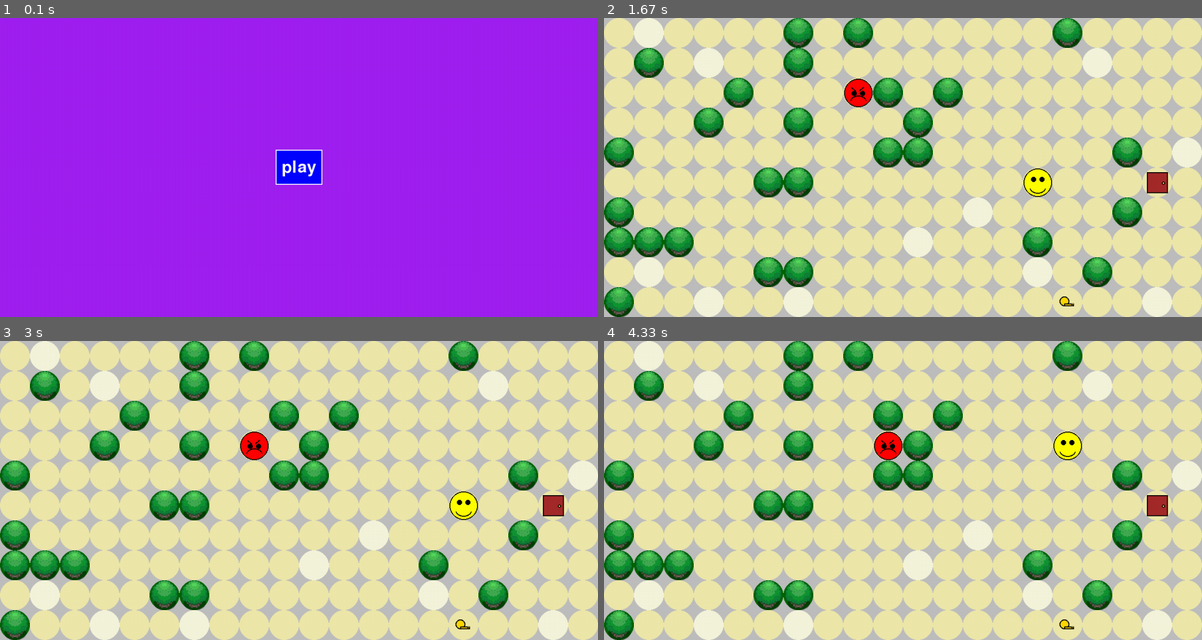
Above: before the commit, frames 1-4 (two rows, left to right).
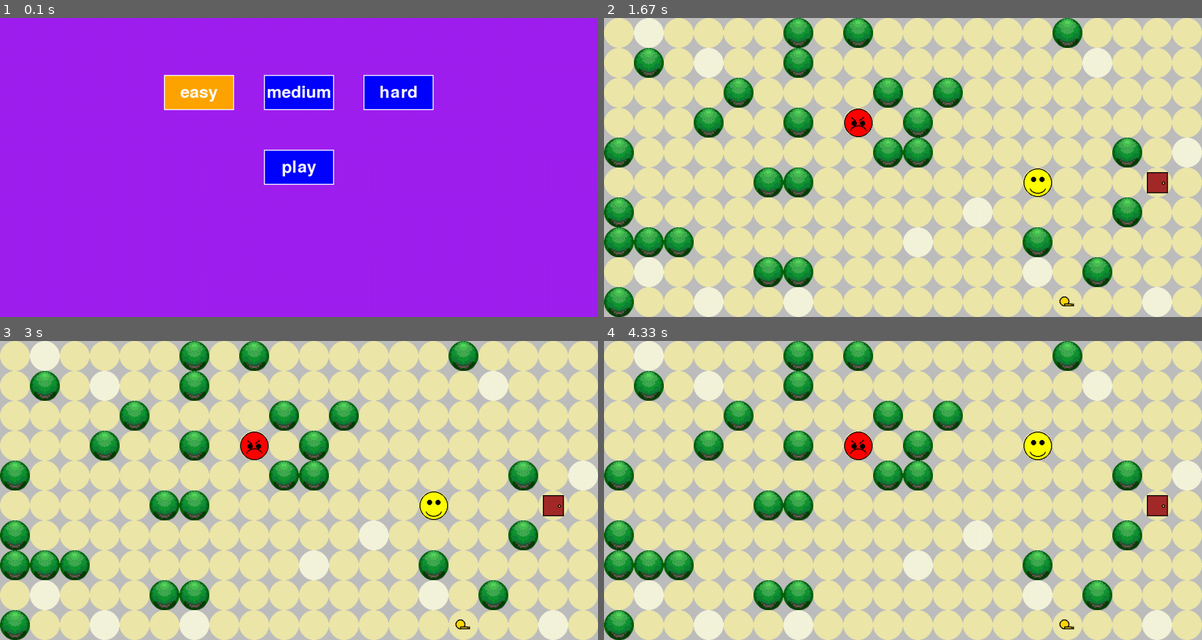
Above: after the commit, the same moments.

Repository: Jaxsbr/pygame_cant_catch_me
Game: pygame game, started from app/main.py
The game is run twice, just before and just after one commit, with the same random seed, the same clock (stepped at 60 frames per second) and the same inputs.
Inputs (mouse positions are in pixels of both pictures, inside the frame that each line leads up to):
- Up to frame 1 (0.1 s): no input
- Up to frame 2 (1.67 s): press the mouse at (903, 167) at 0.37 s; move the mouse to (926, 131) at 0.47 s; release the mouse at (956, 95) at 0.6 s; hold Right 0.67-1.13 s; move the mouse to (879, 83) at 0.7 s; hold Right from 1.5 s (still down)
- Up to frame 3 (3 s): release Right at 1.97 s; hold Left 2-2.53 s; hold Left from 2.9 s (still down)
- Up to frame 4 (4.33 s): release Left at 3.3 s; hold Up 3.33-3.7 s; hold Right from 3.73 s (still down)

The runs differ from the first frame. In frame 1, 4.8% of the frame differs, in the area x 27-73%, y 18-56%; in frame 2, 0.7%; in frame 3, 0.7%; in frame 4, 1.5%.

Commit message:
difficulty

Diff:
--- a/app/enums.py
+++ b/app/enums.py
@@ -14,3 +14,8 @@
 class TurnType(Enum):
     PLAYER = 1
     ENEMY = 2
+
+class Difficulty(Enum):
+    EASY = 1
+    MEDIUM = 2
+    HARD = 3
--- /dev/null
+++ b/app/game_state/difficulty_engine.py
@@ -0,0 +1,26 @@
+from enums import Difficulty
+
+
+class DifficultyEngine:
+    def __init__(self) -> None:
+        self._current_difficulty = Difficulty.EASY
+
+
+    def set_difficulty(self, difficulty: Difficulty):
+        self._current_difficulty = difficulty
+
+
+    def get_difficulty(self) -> Difficulty:
+        return self._current_difficulty
+
+
+    def get_enemy_move_value(self) -> int:
+        if self._current_difficulty == Difficulty.EASY:
+            return 3
+        elif self._current_difficulty == Difficulty.MEDIUM:
+            return 2
+        elif self._current_difficulty == Difficulty.HARD:
+            return 1
+
+        print(f"unexpected difficulte: {self._current_difficulty}")
+        return 3
--- a/app/game_state/game.py
+++ b/app/game_state/game.py
@@ -1,3 +1,4 @@
+from game_state.difficulty_engine import DifficultyEngine
 from game_state.turn_engine import TurnEngine
 import pygame # type: ignore
 from game_state.enemy import Enemy
@@ -11,7 +12,8 @@
 
 class Game(State):
 
-    def __init__(self, sprites: dict[str, pygame.Surface]) -> None:
+    def __init__(self, sprites: dict[str, pygame.Surface], difficulty_engine: DifficultyEngine) -> None:
+        self._difficulty_engine = difficulty_engine
         self._key_collected = False
         self._exit_reached = False
         self._tile_manager = TileManager()
@@ -19,7 +21,7 @@
         self._player_start_tile_index = self._tile_manager.generate_random_vector2(self._tree_tiles)
         self._player = Player(self._player_start_tile_index)
         self._player_move_counter = 0
-        self._enemy_move_trigger_count = 2
+        self._enemy_move_trigger_count = self._difficulty_engine.get_enemy_move_value()
         self._sprites = sprites
         self._turn_engine = TurnEngine()
 
@@ -67,12 +69,13 @@
 
 
     def selected(self, event):
-        self.__init__(self._sprites)
+        self.__init__(self._sprites, self._difficulty_engine)
+        self._player_move_counter = self._difficulty_engine.get_enemy_move_value()
 
 
     def _update_game_state(self) -> bool:
         if self._exit_reached:
-            self.__init__(self._sprites) # reset game
+            self.__init__(self._sprites, self._difficulty_engine) # reset game
             pygame.event.post(
                 pygame.event.Event(
                     CHANGE_STATE_EVENT,
--- a/app/game_status_state/game_status.py
+++ b/app/game_status_state/game_status.py
@@ -1,3 +1,4 @@
+from game_state.difficulty_engine import DifficultyEngine
 from game_state.events import CHANGE_STATE_EVENT
 from enums import GameState, GameStatuses
 from state import State
--- a/app/main.py
+++ b/app/main.py
@@ -1,4 +1,5 @@
 
+from game_state.difficulty_engine import DifficultyEngine
 from game_state.events import CHANGE_STATE_EVENT
 from game_state.game import Game
 import pygame
@@ -15,9 +16,10 @@
         self.clock = pygame.time.Clock()
         self.screen = pygame.display.set_mode((self.bounds.width, self.bounds.height))
         self.current_state = GameState.MENU
+        self.difficulty_engine = DifficultyEngine()
         self.state_objects = {
-            GameState.MENU: Menu(self.bounds),
-            GameState.GAME: Game(self._load_sprites()),
+            GameState.MENU: Menu(self.bounds, self.difficulty_engine),
+            GameState.GAME: Game(self._load_sprites(), self.difficulty_engine),
             GameState.GAME_STATUS: GameStatus(self.bounds)
         }
 
--- a/app/menu_state/menu.py
+++ b/app/menu_state/menu.py
@@ -1,21 +1,44 @@
+from game_state.difficulty_engine import DifficultyEngine
 from game_state.events import CHANGE_STATE_EVENT
-from enums import GameState
+from enums import Difficulty, GameState
 from state import State
 import pygame
 
 class Menu(State):
-    def __init__(self, bounds: pygame.Rect):
+    def __init__(self, bounds: pygame.Rect, difficulty_engine: DifficultyEngine):
         pygame.font.init()
+        self._difficulty_engine = difficulty_engine
         self._bounds = bounds
-        self._button_width = 100
+        self._button_width = 150
         self._button_height = 75
+        self._easy_button = pygame.Rect(
+            bounds.width / 3 - self._button_width / 2,
+            bounds.height / 4 - self._button_height / 2,
+            self._button_width,
+            self._button_height)
+        self._medium_button = pygame.Rect(
+            bounds.width / 2 - self._button_width / 2,
+            bounds.height / 4 - self._button_height / 2,
+            self._button_width,
+            self._button_height)
+        self._hard_button = pygame.Rect(
+            ((bounds.width / 3) * 2) - self._button_width / 2,
+            bounds.height / 4 - self._button_height / 2,
+            self._button_width,
+            self._button_height)
         self._play_button = pygame.Rect(
             bounds.width / 2 - self._button_width / 2,
             bounds.height / 2 - self._button_height / 2,
             self._button_width,
             self._button_height)
+
         self._font = pygame.font.Font(pygame.font.get_default_font(), 36)
-        self._hover_color = "white"
+        self._hover_color = "red"
+        self._text_color = "white"
+        self._easy_button_hover_color = self._text_color
+        self._medium_button_hover_color = self._text_color
+        self._hard_button_hover_color = self._text_color
+        self._play_button_hover_color = self._text_color
 
 
     def selected(self, event):
@@ -26,21 +49,65 @@
         mouse_pos = pygame.mouse.get_pos()
         mouse_clicked = pygame.mouse.get_pressed()[0]
 
+        self._easy_button_hover_color = self._text_color
+        self._medium_button_hover_color = self._text_color
+        self._hard_button_hover_color = self._text_color
+        self._play_button_hover_color = self._text_color
+
         if self._play_button.collidepoint(mouse_pos):
-            self._hover_color = "yellow"
+            self._play_button_hover_color = self._hover_color
             if mouse_clicked:
                 pygame.event.post(
                     pygame.event.Event(CHANGE_STATE_EVENT, {"new_state": GameState.GAME})
                 )
-        else:
-            self._hover_color = "white"
+
+        if self._easy_button.collidepoint(mouse_pos):
+            self._easy_button_hover_color = self._hover_color
+            if mouse_clicked:
+                self._difficulty_engine.set_difficulty(Difficulty.EASY)
+
+        if self._medium_button.collidepoint(mouse_pos):
+            self._medium_button_hover_color = self._hover_color
+            if mouse_clicked:
+                self._difficulty_engine.set_difficulty(Difficulty.MEDIUM)
+
+        if self._hard_button.collidepoint(mouse_pos):
+            self._hard_button_hover_color = self._hover_color
+            if mouse_clicked:
+                self._difficulty_engine.set_difficulty(Difficulty.HARD)
 
 
     def draw(self, screen):
         screen.fill("purple")
+
+        difficulty = self._difficulty_engine.get_difficulty()
+
+        pygame.Surface.fill(screen, "orange" if difficulty == Difficulty.EASY else "blue", self._easy_button)
+        pygame.draw.rect(screen, self._easy_button_hover_color, self._easy_button, 2)
+        text_surface = self._font.render("easy", True, self._easy_button_hover_color)
+        text_rect = text_surface.get_rect(center=(
+            self._easy_button.x + self._button_width / 2,
+            self._easy_button.y + self._button_height / 2))
+        screen.blit(text_surface, text_rect)
+
+        pygame.Surface.fill(screen, "orange" if difficulty == Difficulty.MEDIUM else "blue", self._medium_button)
+        pygame.draw.rect(screen, self._medium_button_hover_color, self._medium_button, 2)
+        text_surface = self._font.render("medium", True, self._medium_button_hover_color)
+        text_rect = text_surface.get_rect(center=(
+            self._medium_button.x + self._button_width / 2,
+            self._medium_button.y + self._button_height / 2))
+        screen.blit(text_surface, text_rect)
+
+        pygame.Surface.fill(screen, "orange" if difficulty == Difficulty.HARD else "blue", self._hard_button)
+        pygame.draw.rect(screen, self._hard_button_hover_color, self._hard_button, 2)
+        text_surface = self._font.render("hard", True, self._hard_button_hover_color)
+        text_rect = text_surface.get_rect(center=(
+            self._hard_button.x + self._button_width / 2,
+            self._hard_button.y + self._button_height / 2))
+        screen.blit(text_surface, text_rect)
+
         pygame.Surface.fill(screen, "blue", self._play_button)
-        pygame.draw.rect(screen, self._hover_color, self._play_button, 2)
-
-        text_surface = self._font.render("play", True, self._hover_color)
+        pygame.draw.rect(screen, self._play_button_hover_color, self._play_button, 2)
+        text_surface = self._font.render("play", True, self._play_button_hover_color)
         text_rect = text_surface.get_rect(center=(self._bounds.width / 2, self._bounds.height / 2))
         screen.blit(text_surface, text_rect)
